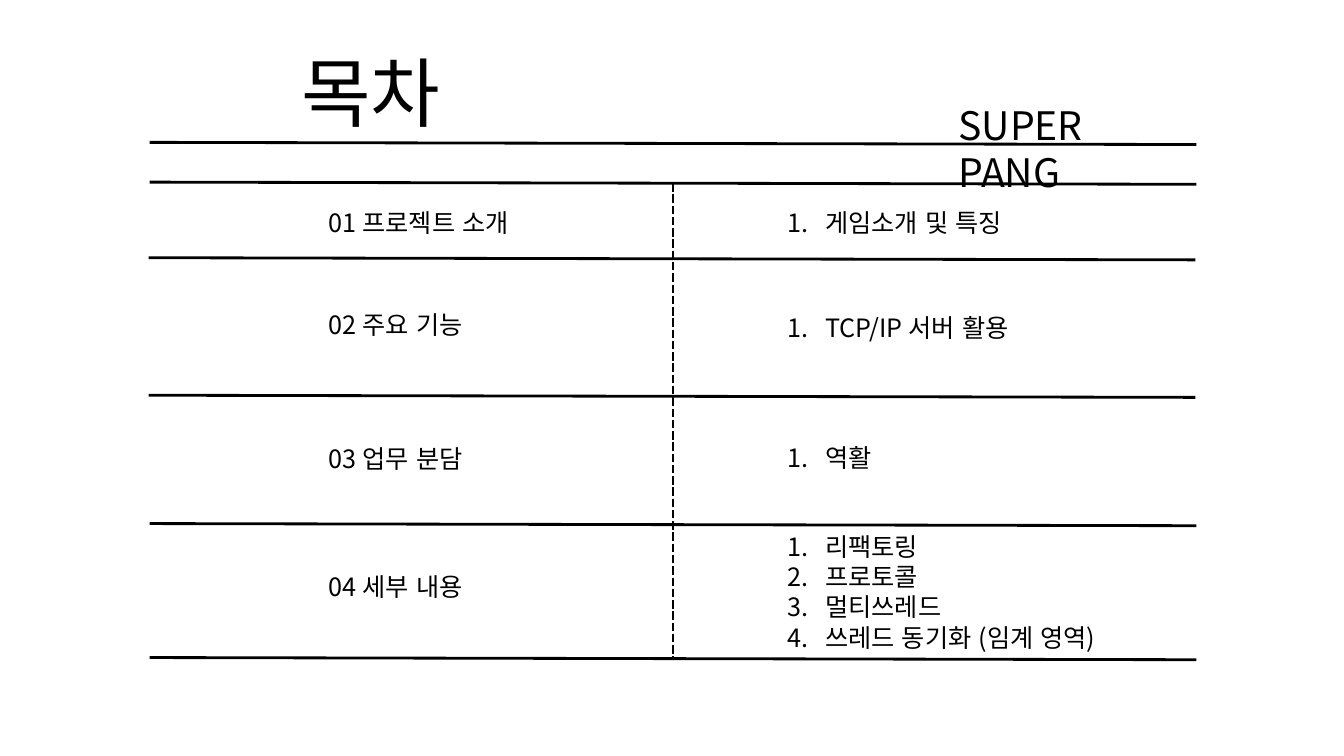
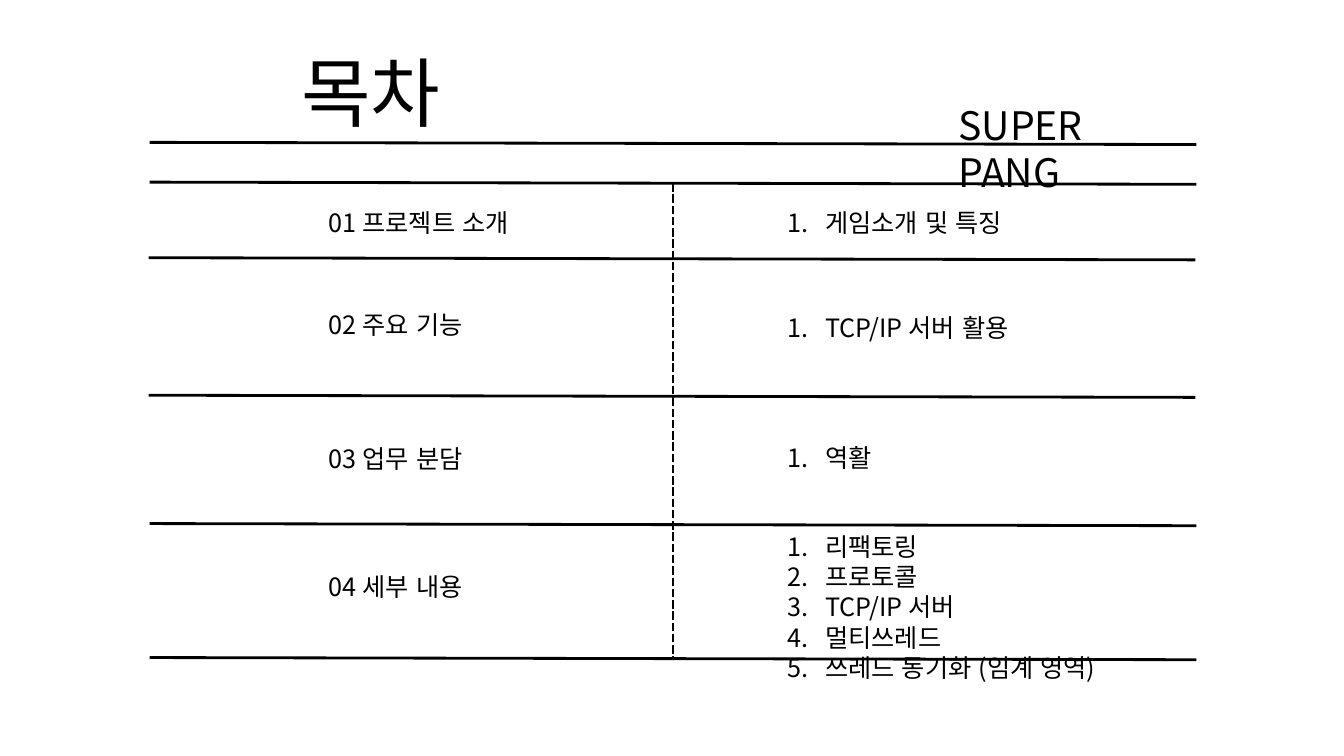
Before and after one commit to KimHaYoon/NetworkGamePrograming, a slide deck: slide 2 of 네트워크 게임 프로그래밍 레포트.pptx. Drawn at 1344x756 pixels with LibreOffice and Linux fonts; fonts in the diff are those of the drawing. Boxes give left, top, right and bottom in pixels: in the first picture for what was removed or moved away, otherwise in the second. Text is boxed around its words. In the diff, an @@ line names an element or a change of style, - is before the commit and + after.

```diff
--- a/네트워크 게임 프로그래밍 레포트.pptx
+++ b/네트워크 게임 프로그래밍 레포트.pptx
@@ text at [825, 595, 955, 621]: paragraph added @@
+3. TCP/IP 서버
```
Also in this commit, not shown: 5 other slides changed, 2 slides added, 2 other files.
